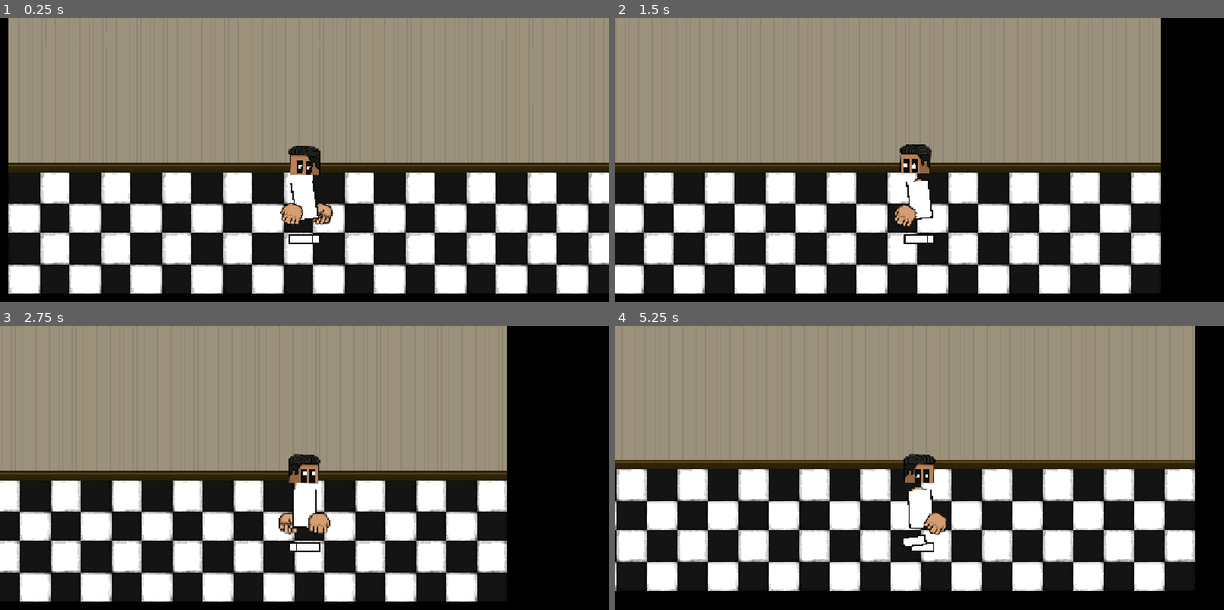
Above: before the commit, frames 1-4 (two rows, left to right).
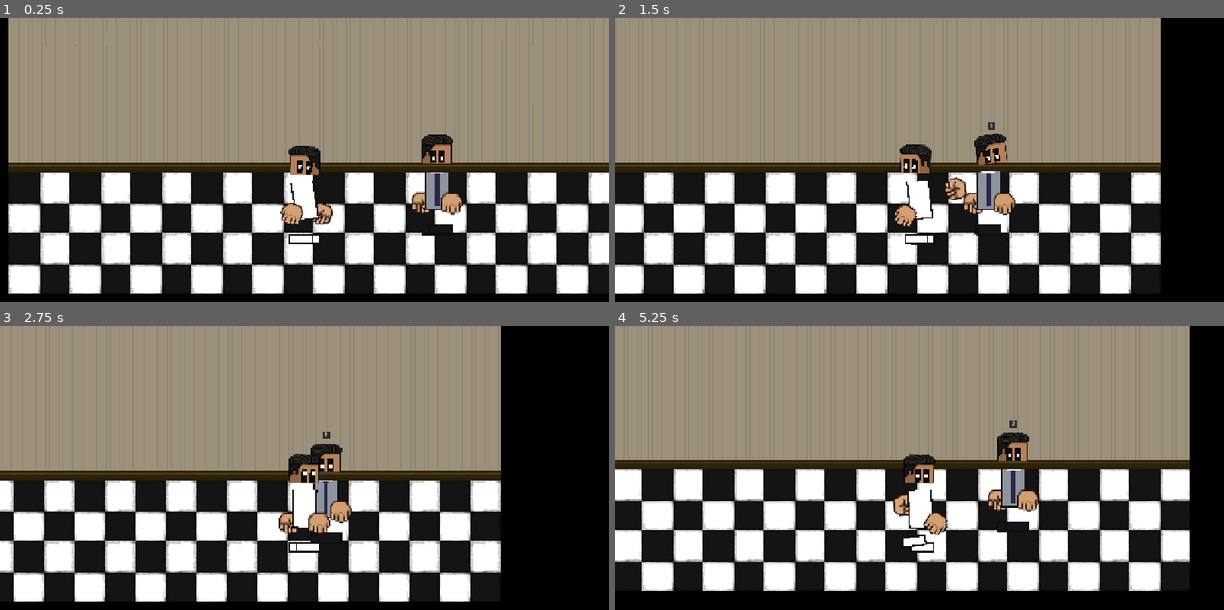
Above: after the commit, the same moments.

Repository: EternalDefolt/office-jerk-2d
Game: Godot game, scene res://scenes/main.tscn
Same seed, same stepped clock (60 frames per second), same inputs: the game is played once before the commit and once after it.
Inputs (mouse positions are in pixels of both pictures, inside the frame that each line leads up to):
- Up to frame 1 (0.25 s): no input
- Up to frame 2 (1.5 s): move the mouse to (1053, 171) at 0.52 s; hold Right (ui_right) 0.53-1.25 s; tap X (finisher) at 0.6 s; click (1053, 171) at 0.67 s; drag from (797, 205) to (986, 179) at 1.27 s
- Up to frame 3 (2.75 s): move the mouse to (365, 422) at 2.02 s; hold Right (ui_right) from 2.03 s (still down); tap X (finisher) at 2.1 s
- Up to frame 4 (5.25 s): release Right (ui_right) at 2.75 s; drag from (889, 564) to (943, 487) at 2.77 s; move the mouse to (1102, 547) at 3.52 s; hold Left (ui_left) 3.53-4.25 s; tap X (finisher) at 3.6, 5.1 s; drag from (736, 445) to (1010, 487) at 4.27 s; move the mouse to (949, 496) at 5.02 s; hold Down (ui_down) from 5.03 s (still down); click (949, 496) at 5.17 s

The runs differ from the first frame. In frame 1, 1.4% of the frame differs, in the area x 67-76%, y 41-77%; in frame 2, 2.1%; in frame 3, 12%, in the area x 0-84%, y 0-98%; in frame 4, 11%.
Error before the commit: Parse Error: Unexpected identifier "d" in class body. (res://scripts/dummy.gd:308)

Commit message:
Fixes for fist clamp + dummy eyes; add design docs
- player.gd: disable _clamp_fist_to_surface and fist Area2D push-back
  (caused hand jitter when player stood inside dummy's hurtbox; hit
  detection still works via distance check in dummy.gd)
- dummy.gd: fix typo (d\tdraw_rect -> draw_rect with body_fill); rework
  _draw_eyes to mirror Player style with fixed gaze (Dummy doesn't track
  player anymore)
- docs/: add design-stage docx drafts (1_etap.docx, 1_vybor_sredy.docx)
- .gitignore: ignore claude-flow boilerplate (CLAUDE.md) and unused
  test_sprite.png

Diff:
--- a/scenes/dummy.tscn
+++ b/scenes/dummy.tscn
@@ -24,6 +24,8 @@
 size = Vector2(44, 16)
 
 [node name="Dummy" type="StaticBody2D"]
+z_index = 10
+y_sort_enabled = true
 collision_layer = 2
 collision_mask = 0
 script = ExtResource("1_script")
--- a/scenes/main.tscn
+++ b/scenes/main.tscn
@@ -14,6 +14,7 @@
 size = Vector2(40, 400)
 
 [node name="Main" type="Node2D" unique_id=1397848633]
+y_sort_enabled = true
 
 [node name="OfficeBG" type="Node2D" parent="." unique_id=37834351]
 z_index = -10
--- a/scenes/player.tscn
+++ b/scenes/player.tscn
@@ -15,6 +15,8 @@
 radius = 20.0
 
 [node name="Player" type="CharacterBody2D"]
+z_index = 10
+y_sort_enabled = true
 collision_layer = 1
 collision_mask = 2
 script = ExtResource("1_script")
--- a/scripts/dummy.gd
+++ b/scripts/dummy.gd
@@ -305,7 +305,7 @@
 		draw_texture_rect(_thead, Rect2(-SZ_HEAD.x / 2.0, -SZ_HEAD.y / 2.0, SZ_HEAD.x, SZ_HEAD.y), false)
 	else:
 		draw_rect(Rect2(-SZ_HEAD.x / 2.0 - SW, -SZ_HEAD.y / 2.0 - SW, SZ_HEAD.x + SW * 2, SZ_HEAD.y + SW * 2), OL)
-d		draw_rect(Rect2(-SZ_HEAD.x / 2.0, -SZ_HEAD.y / 2.0, SZ_HEAD.x, SZ_HEAD.y), fill)
+		draw_rect(Rect2(-SZ_HEAD.x / 2.0, -SZ_HEAD.y / 2.0, SZ_HEAD.x, SZ_HEAD.y), body_fill)
 	_draw_eyes()
 	draw_set_transform(Vector2.ZERO, 0.0, Vector2.ONE)
 	_draw_hand(_pos[3], false)
@@ -361,18 +361,35 @@
 
 
 func _draw_eyes() -> void:
-	var ey := 14.0; var ew := 12.0; var eh := 28.0; var eg := 6.0
-	var lx := -eg / 2.0 - ew; var rx := eg / 2.0
+	# Глаза в стиле Player'а: вытянутые чёрные сокеты («глазные яблоки» в тени)
+	# + белые зрачки внутри. Разница только в том, что взгляд Dummy
+	# ФИКСИРОВАН — не следит за Player'ом.
+	var ey := 14.0
+	var ew := 12.0
+	var eh := 28.0
+	var eg := 6.0
+	var lx := -eg / 2.0 - ew
+	var rx := eg / 2.0
 	if _hit_count > 10:
+		# X-eyes после множества попаданий (в отключке)
 		for ex in [lx + ew / 2.0, rx + ew / 2.0]:
 			draw_line(Vector2(ex - 5, ey - 5), Vector2(ex + 5, ey + 5), OL, 2.5)
 			draw_line(Vector2(ex + 5, ey - 5), Vector2(ex - 5, ey + 5), OL, 2.5)
 	else:
+		# Глазные яблоки — чёрные вытянутые прямоугольники (как у Player).
 		draw_rect(Rect2(lx, ey - eh / 2.0, ew, eh), OL)
 		draw_rect(Rect2(rx, ey - eh / 2.0, ew, eh), OL)
-		var fx := 2.0 if _player and _player.global_position.x > global_position.x else -2.0
-		draw_rect(Rect2(lx + ew / 2.0 - 2 + fx, ey - 3, 4, 6), FL)
-		draw_rect(Rect2(rx + ew / 2.0 - 2 + fx, ey - 3, 4, 6), FL)
+		# Белые зрачки 6×8 (того же размера как у Player).
+		# Статично смещены: чуть вправо (смотрит мимо Player'а)
+		# и слегка вниз (пустой усталый взгляд).
+		var pup_w := 6.0
+		var pup_h := 8.0
+		var pup_dx := 1.0
+		var pup_dy := 4.0
+		var le_cx := lx + ew / 2.0
+		var re_cx := rx + ew / 2.0
+		draw_rect(Rect2(le_cx - pup_w / 2.0 + pup_dx, ey - pup_h / 2.0 + pup_dy, pup_w, pup_h), FL)
+		draw_rect(Rect2(re_cx - pup_w / 2.0 + pup_dx, ey - pup_h / 2.0 + pup_dy, pup_w, pup_h), FL)
 
 
 func _draw_wounds(part: int, sz: Vector2) -> void:
--- a/scripts/player.gd
+++ b/scripts/player.gd
@@ -900,8 +900,7 @@
 					var t := (st - 0.8) / 0.2
 					punch_pos = endpoint.lerp(endpoint - pd * 8.0, t)
 
-			# FIST COLLISION: stop at dummy surface, don't pass through
-			punch_pos = _clamp_fist_to_surface(punch_pos, pd)
+			# (fist-surface clamp отключён — не дёргает руку когда игрок стоит на Dummy)
 			hand_poses[hi] = punch_pos
 			hand_rots[hi] = trot
 			_ph_end_pos[hi] = punch_pos
@@ -927,18 +926,14 @@
 	_lh_rot = hand_rots[0]
 	_rh_rot = hand_rots[1]
 
-	# Sync Area2D fist positions + collision check
+	# Sync Area2D fist positions для обнаружения ударов.
+	# Больше НЕ двигаем кулак обратно при overlap — это вызывало дрожь,
+	# когда Player стоял внутри зоны Dummy. Detection ударов работает
+	# через `_check_hit` в dummy.gd по дистанции, этого достаточно.
 	if _lf_area:
 		_lf_area.position = _lh_pos
-		# If fist overlaps dummy hurtbox, push it back
-		if _lf_area.has_overlapping_areas():
-			_lh_pos = _push_fist_out(_lh_pos)
-			_lf_area.position = _lh_pos
 	if _rf_area:
 		_rf_area.position = _rh_pos
-		if _rf_area.has_overlapping_areas():
-			_rh_pos = _push_fist_out(_rh_pos)
-			_rf_area.position = _rh_pos
 
 	# ── FEET ──
 	var stride_base := SPRINT_STRIDE if _sprinting else STRIDE_MAX
Not shown, changed: .gitignore
Not shown, added: docs/1_etap.docx
Not shown, added: docs/1_vybor_sredy.docx
